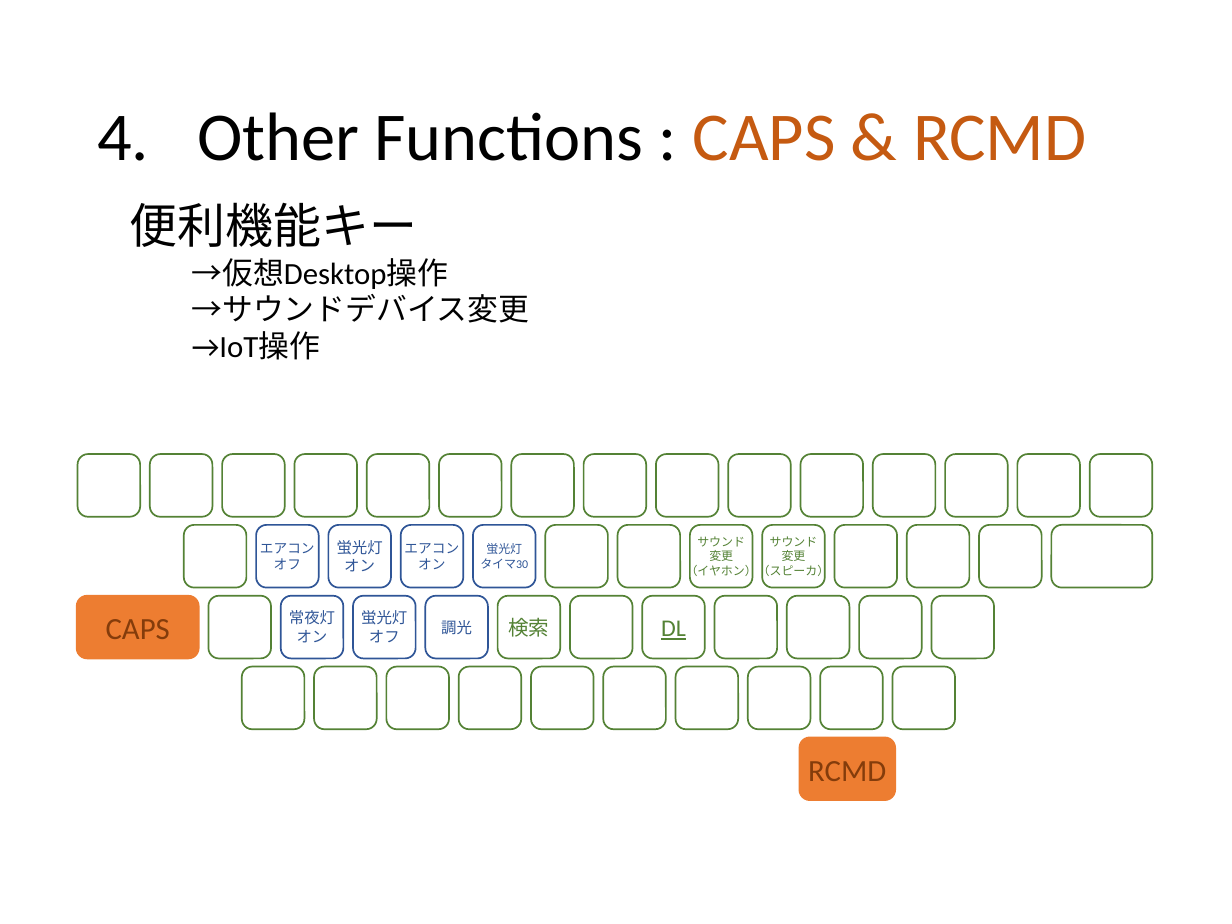
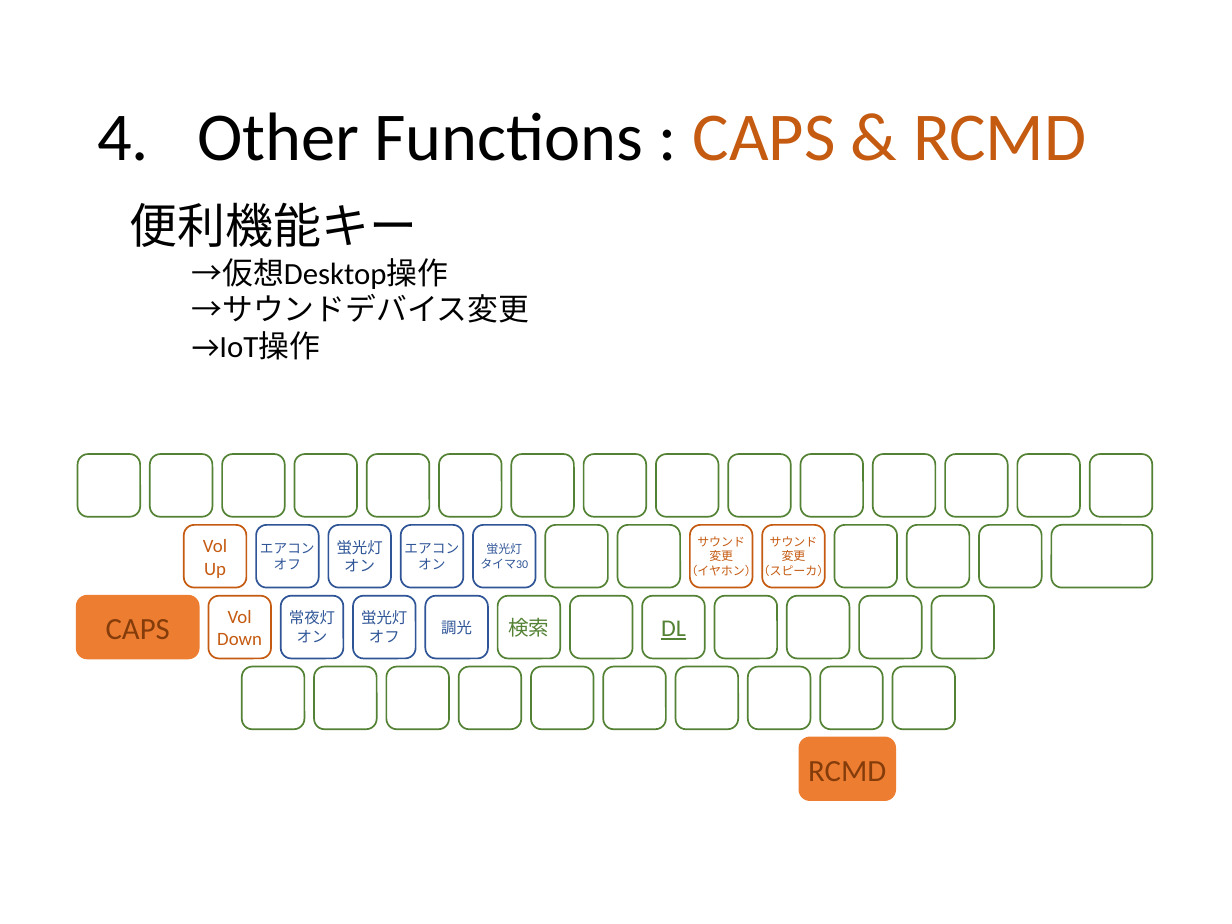
Before and after one commit to ittooo66/myAHK, a slide deck: slide 9 of MANUAL.pptx. Drawn at 1232x924 pixels with LibreOffice and Linux fonts; fonts in the diff are those of the drawing. Boxes give left, top, right and bottom in pixels: in the first picture for what was removed or moved away, otherwise in the second. Text is boxed around its words. In the diff, an @@ line names an element or a change of style, - is before the commit and + after.

Commit message:
MANUAL更新

```diff
--- a/MANUAL.pptx
+++ b/MANUAL.pptx
@@ rounded rectangle "Vol" at (184, 525, 246, 588): outline #548235 1 pt to #C55A11 1 pt @@
@@ text in rounded rectangle at (203, 539, 227, 578): text added @@
+Vol
+Up
@@ rounded rectangle "サウンド" at (690, 525, 753, 588): text colour #548235 to #C55A11; outline #548235 1 pt to #C55A11 1 pt @@
@@ rounded rectangle "サウンド" at (763, 525, 825, 588): text colour #548235 to #C55A11; outline #548235 1 pt to #C55A11 1 pt @@
@@ rounded rectangle "Vol" at (208, 596, 271, 659): outline #548235 1 pt to #C55A11 1 pt @@
@@ text in rounded rectangle at (217, 610, 262, 645): text added @@
+Vol
+Down
```
